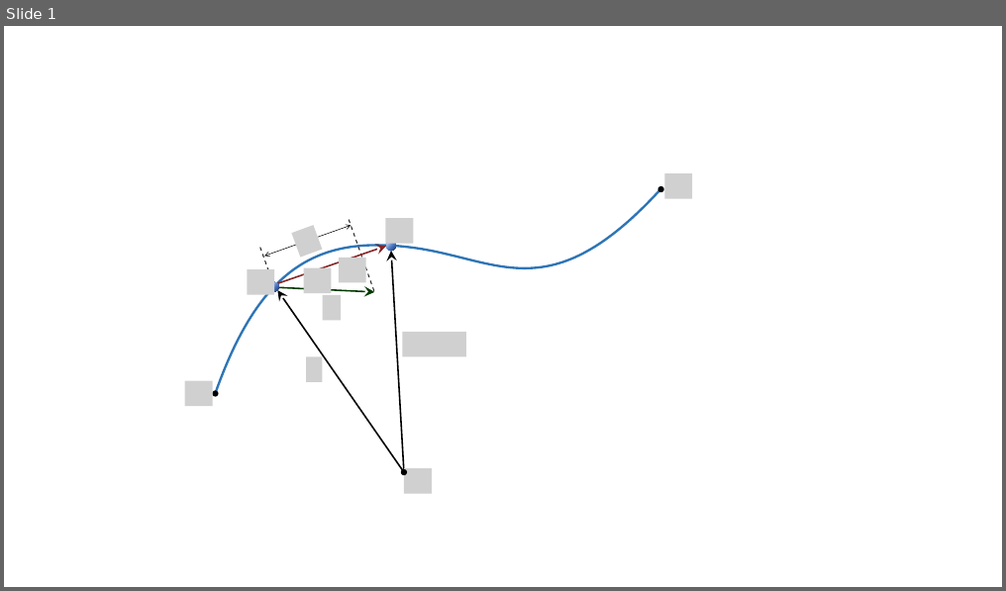
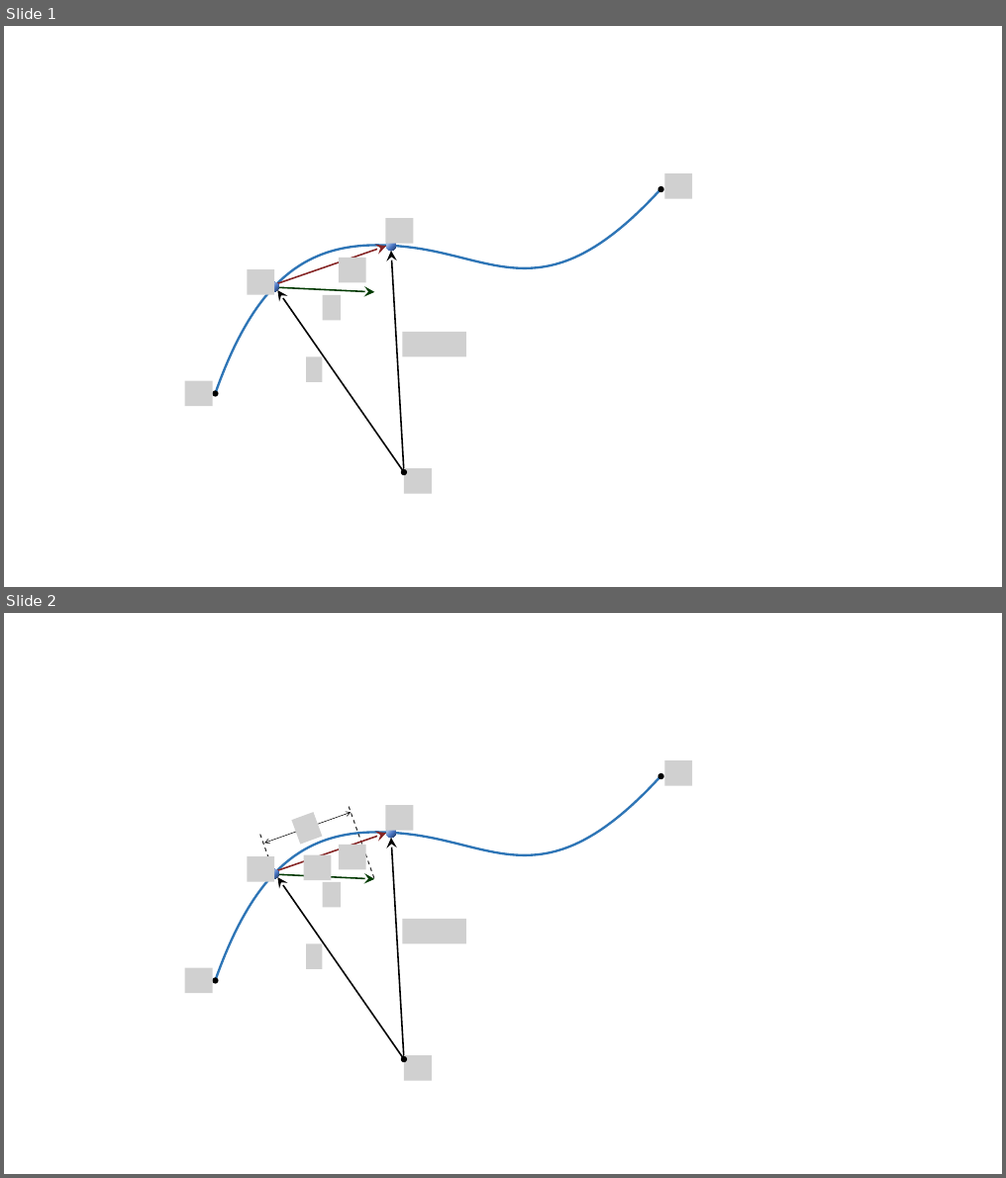
Before and after one commit to pararover/PHY01MJMN01R04_Mechanics, a slide deck: U2-Work-and-Energy/figures/all-figs.pptx. Shown one above the other, each under a label of ours: slide 1 before the commit, slides 1 and 2 after it. The pictures are 1006x591 and 1006x1178 pixels, drawn with LibreOffice and Linux fonts; fonts in the diff are those of the drawing; grey boxes stand for pictures. Boxes give left, top, right and bottom in pixels: in the first picture for what was removed or moved away, otherwise in the second. Text is boxed around its words. In the diff, an @@ line names an element or a change of style, - is before the commit and + after.

```diff
--- a/U2-Work-and-Energy/figures/all-figs.pptx
+++ b/U2-Work-and-Energy/figures/all-figs.pptx
@@ slide 1 added at box(4, 26, 1002, 587), background #FFFFFF @@
@@ picture added at box(665, 174, 693, 199) @@
@@ freeform shape added at box(216, 190, 660, 392), outline #2E75B6 2.25 pt @@
@@ ellipse added at box(658, 186, 664, 192), fill #000000 @@
@@ picture added at box(386, 218, 414, 244) @@
@@ arrow added from (278, 283) to (386, 246), #862626 1.5 pt @@
@@ picture added at box(339, 258, 366, 282) @@
@@ ellipse added at box(386, 242, 396, 252), fill gradient #DEEBF7 to #4D79C7 to #1C325A @@
@@ arrow added from (404, 472) to (391, 251), #000000 1.5 pt @@
@@ picture added at box(247, 271, 274, 295) @@
@@ ellipse added at box(269, 282, 279, 291), fill gradient #DEEBF7 to #4D79C7 to #1C325A @@
@@ arrow added from (404, 472) to (278, 290), #000000 1.5 pt @@
@@ arrow added from (279, 288) to (374, 292), #003A00 1.5 pt @@
@@ picture added at box(323, 295, 341, 321) @@
@@ picture added at box(402, 332, 466, 358) @@
@@ picture added at box(185, 381, 213, 407) @@
@@ picture added at box(307, 357, 322, 382) @@
@@ ellipse added at box(212, 390, 218, 396), fill #000000 @@
@@ ellipse added at box(401, 470, 407, 475), fill #000000 @@
@@ picture added at box(404, 469, 432, 494) @@
@@ what was slide 1 is now slide 2 @@
```
Also in this commit, not shown: 5 other files.
